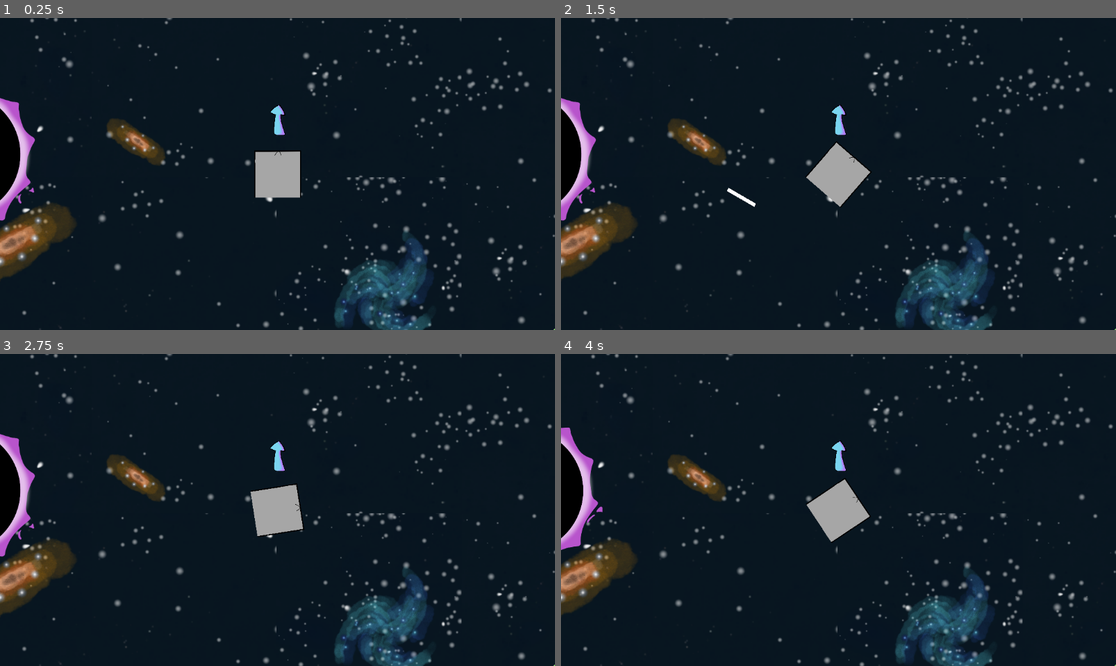
Above: before the commit, frames 1-4 (two rows, left to right).
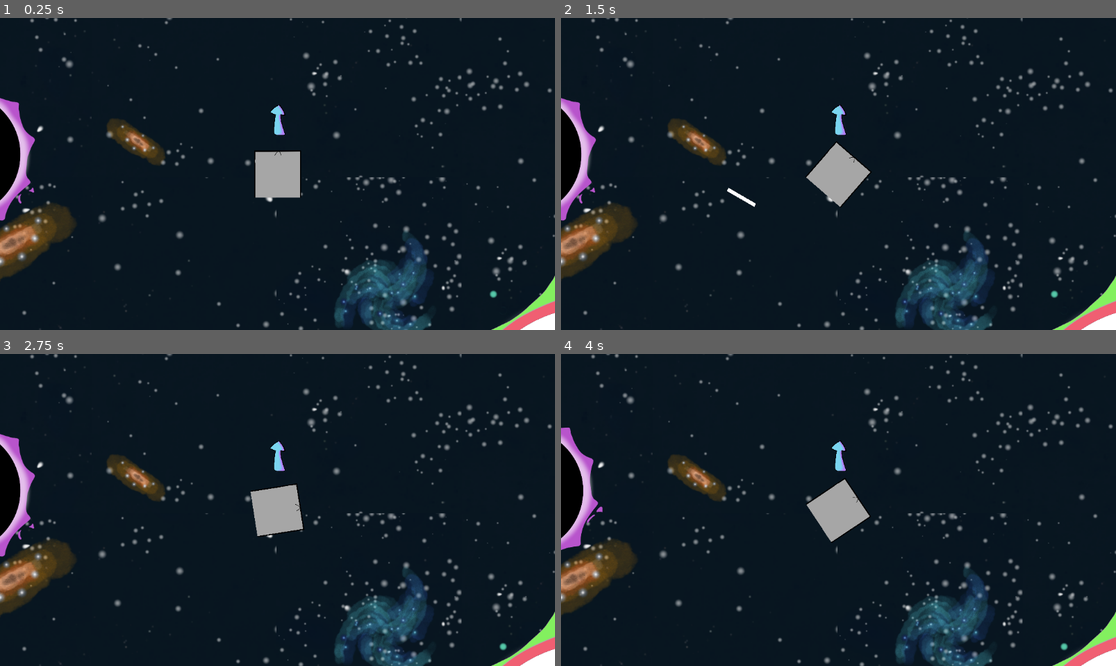
Above: after the commit, the same moments.

Repository: Dolphus2/NordicGameJam2026
Game: Godot game, scene res://scenes/game.tscn
The game is run twice, just before and just after one commit, with the same random seed, the same clock (stepped at 60 frames per second) and the same inputs.
Inputs (mouse positions are in pixels of both pictures, inside the frame that each line leads up to):
- Up to frame 1 (0.25 s): no input
- Up to frame 2 (1.5 s): move the mouse to (960, 158) at 0.52 s; hold E (roll_right) 0.53-1.25 s; click (960, 158) at 0.67 s; drag from (727, 189) to (810, 236) at 1.27 s
- Up to frame 3 (2.75 s): move the mouse to (333, 441) at 2.02 s; hold E (roll_right) from 2.03 s (still down)
- Up to frame 4 (4 s): release E (roll_right) at 2.75 s; drag from (810, 572) to (672, 463) at 2.77 s; move the mouse to (1005, 556) at 3.52 s; hold Q (roll_left) from 3.53 s (still down)

The runs differ from the first frame. In frame 1, 0.8% of the frame differs, in the area x 88-100%, y 82-100%; in frame 2, 0.8%; in frame 3, 0.8%; in frame 4, 0.8%.

Commit message:
clean up, add folders in main

Diff:
--- a/scenes/game.tscn
+++ b/scenes/game.tscn
@@ -2,17 +2,15 @@
 
 [ext_resource type="Texture2D" uid="uid://krtjoi21nja6" path="res://assets/background_tiles.png" id="1_kvuet"]
 [ext_resource type="PackedScene" uid="uid://dovur5twno2b1" path="res://scenes/player.tscn" id="1_uwrxv"]
+[ext_resource type="PackedScene" uid="uid://c3hxag7qpqydb" path="res://scenes/white_hole.tscn" id="2_dinhu"]
 [ext_resource type="PackedScene" uid="uid://d3ri75yx404k" path="res://scenes/slicer.tscn" id="2_yqjtg"]
 [ext_resource type="PackedScene" uid="uid://c7uhjyid0swon" path="res://scenes/planet.tscn" id="3_lnu2h"]
 [ext_resource type="PackedScene" uid="uid://1m8wimnntu5y" path="res://scenes/asteroids.tscn" id="4_p57ef"]
 [ext_resource type="PackedScene" uid="uid://dmktf342p1kkl" path="res://scenes/black_hole.tscn" id="5_u5sy4"]
 [ext_resource type="Texture2D" uid="uid://b6h4t5quexpt5" path="res://assets/arrow.png" id="8_0tnpc"]
-[ext_resource type="PackedScene" uid="uid://b21d4powvh5m" uid="uid://b21d4powvh5m" path="res://scenes/pause_screen.tscn" id="8_gee14"]
-[ext_resource type="Script" uid="uid://cvydu0app6xv0" uid="uid://c3twqfo5ifjtr" path="res://scripts/game_camera.gd" id="8_kvuet"]
+[ext_resource type="PackedScene" uid="uid://b21d4powvh5m" path="res://scenes/pause_screen.tscn" id="8_gee14"]
+[ext_resource type="Script" uid="uid://c3twqfo5ifjtr" path="res://scripts/game_camera.gd" id="8_kvuet"]
 [ext_resource type="Script" uid="uid://cvydu0app6xv0" path="res://scripts/goal_locator.gd" id="9_vtaks"]
-[ext_resource type="PackedScene" uid="uid://beu5j00l33p4t" path="res://scenes/killzone.tscn" id="10_dinhu"]
-[ext_resource type="Texture2D" uid="uid://elw48gf5p2ad" path="res://assets/whitehole1.png" id="10_kvpfn"]
-[ext_resource type="Texture2D" uid="uid://bqyqs0kcdetyu" path="res://assets/whitehole2.png" id="11_dinhu"]
 [ext_resource type="PackedScene" uid="uid://darh2j7irx2ft" path="res://scenes/seperation_particles.tscn" id="11_trtic"]
 
 [sub_resource type="TileSetAtlasSource" id="TileSetAtlasSource_trtic"]
@@ -32,43 +30,18 @@
 tile_size = Vector2i(512, 512)
 sources/0 = SubResource("TileSetAtlasSource_trtic")
 
-[sub_resource type="CircleShape2D" id="CircleShape2D_kvuet"]
-radius = 652.33
+[node name="Game" type="Node2D" unique_id=1375401336]
 
-[sub_resource type="SpriteFrames" id="SpriteFrames_kvuet"]
-animations = [{
-"frames": [{
-"duration": 1.0,
-"texture": ExtResource("10_kvpfn")
-}, {
-"duration": 1.0,
-"texture": ExtResource("11_dinhu")
-}],
-"loop": false,
-"name": &"sparkle",
-"speed": 5.0
-}]
+[node name="Obstacles" type="Node" parent="." unique_id=1771933786]
 
-[node name="Game" type="Node2D" unique_id=1375401336]
+[node name="GoalPlanet" parent="." unique_id=1171461319 instance=ExtResource("3_lnu2h")]
+position = Vector2(13, -2473)
 
 [node name="TileMap" type="TileMap" parent="." unique_id=324097902]
 tile_set = SubResource("TileSet_p57ef")
 format = 2
 layer_0/name = "Background"
 layer_0/tile_data = PackedInt32Array(-65536, 0, 1, 131071, 0, 1, 65533, 0, 1, -65540, 131072, 2, 196604, 0, 1, 131073,  …(473 unchanged characters)…
-
-[node name="asteroids" parent="." unique_id=543335508 instance=ExtResource("4_p57ef")]
-position = Vector2(-1134, 1096)
-
-[node name="black_hole" parent="." unique_id=1964572630 instance=ExtResource("5_u5sy4")]
-position = Vector2(-1303, -1198)
-
-[node name="planet" parent="." unique_id=1542240377 instance=ExtResource("3_lnu2h")]
-modulate = Color(0.24104936, 0.1023923, 0.24104936, 1)
-position = Vector2(1030, -991)
-
-[node name="GoalPlanet" parent="." unique_id=1171461319 instance=ExtResource("3_lnu2h")]
-position = Vector2(13, -2473)
 
 [node name="Player" parent="." unique_id=1597567515 instance=ExtResource("1_uwrxv")]
 position = Vector2(2, -9)
@@ -90,26 +63,21 @@
 
 [node name="SeperationParticles" parent="Player" unique_id=1995349642 instance=ExtResource("11_trtic")]
 
+[node name="asteroids" parent="." unique_id=543335508 instance=ExtResource("4_p57ef")]
+position = Vector2(-1134, 1096)
+
+[node name="white_hole" parent="." unique_id=1477147676 instance=ExtResource("2_dinhu")]
+position = Vector2(880, 728)
+
+[node name="black_hole" parent="." unique_id=1964572630 instance=ExtResource("5_u5sy4")]
+position = Vector2(-1303, -1198)
+
 [node name="black_hole2" parent="." unique_id=784983135 instance=ExtResource("5_u5sy4")]
 position = Vector2(-876, -61)
 scale = Vector2(0.5, 0.5)
 
-[node name="white_hole" type="Node2D" parent="." unique_id=523026886]
-z_index = 1
-position = Vector2(516, 4320)
-scale = Vector2(0.5, 0.5)
-metadata/_edit_group_ = true
-
-[node name="Killzone" parent="white_hole" unique_id=124910515 instance=ExtResource("10_dinhu")]
-z_index = 1
-
-[node name="CollisionShape2D" type="CollisionShape2D" parent="white_hole/Killzone" unique_id=128291579]
-position = Vector2(762, -7198)
-shape = SubResource("CircleShape2D_kvuet")
-
-[node name="AnimatedSprite2D" type="AnimatedSprite2D" parent="white_hole" unique_id=802085552]
-position = Vector2(666, -7202)
-sprite_frames = SubResource("SpriteFrames_kvuet")
-animation = &"sparkle"
+[node name="planet" parent="." unique_id=1542240377 instance=ExtResource("3_lnu2h")]
+modulate = Color(0.24104936, 0.1023923, 0.24104936, 1)
+position = Vector2(1030, -991)
 
 [connection signal="slice" from="Player/Slicer" to="Player" method="_on_slicer_slice"]
--- a/scenes/white_hole.tscn
+++ b/scenes/white_hole.tscn
@@ -27,12 +27,13 @@
 }]
 
 [sub_resource type="CircleShape2D" id="CircleShape2D_1nafi"]
-radius = 615.5323
+radius = 378.02115
 
 [node name="Obstacle" unique_id=543335508 instance=ExtResource("1_vxywb")]
 
 [node name="AnimatedSprite2D" parent="." index="0" unique_id=1754950900]
-position = Vector2(-98, -26)
+position = Vector2(-66, -30)
+scale = Vector2(0.6, 0.6)
 sprite_frames = SubResource("SpriteFrames_gqj8v")
 autoplay = "default"
 frame_progress = 0.34361476
